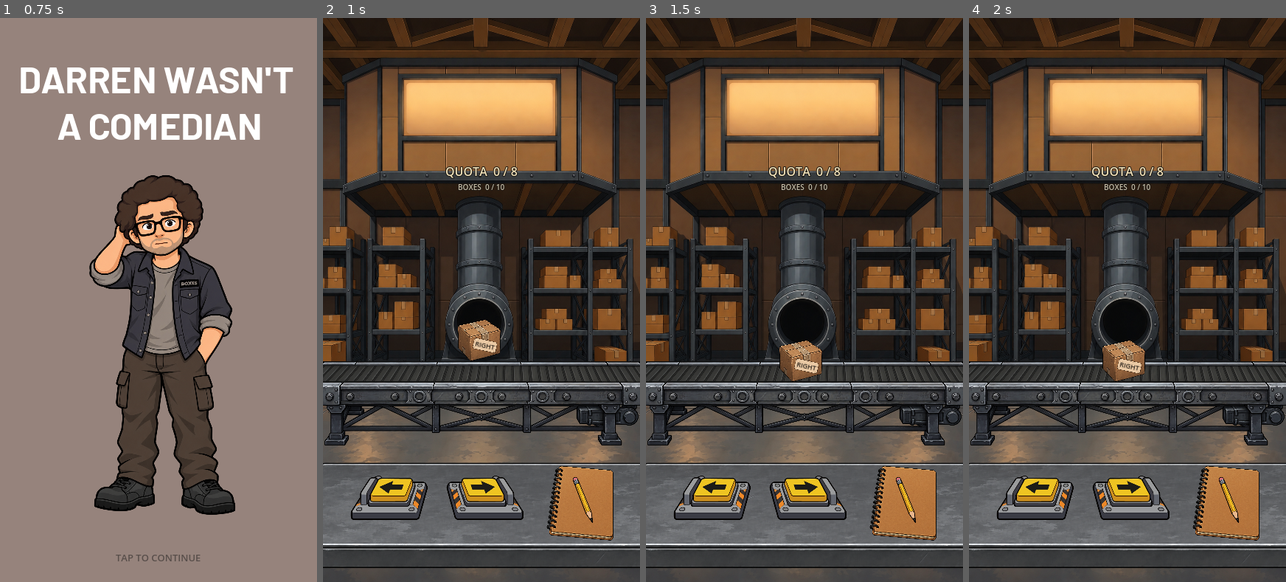
Above: before the commit, frames 1-4 (left to right).
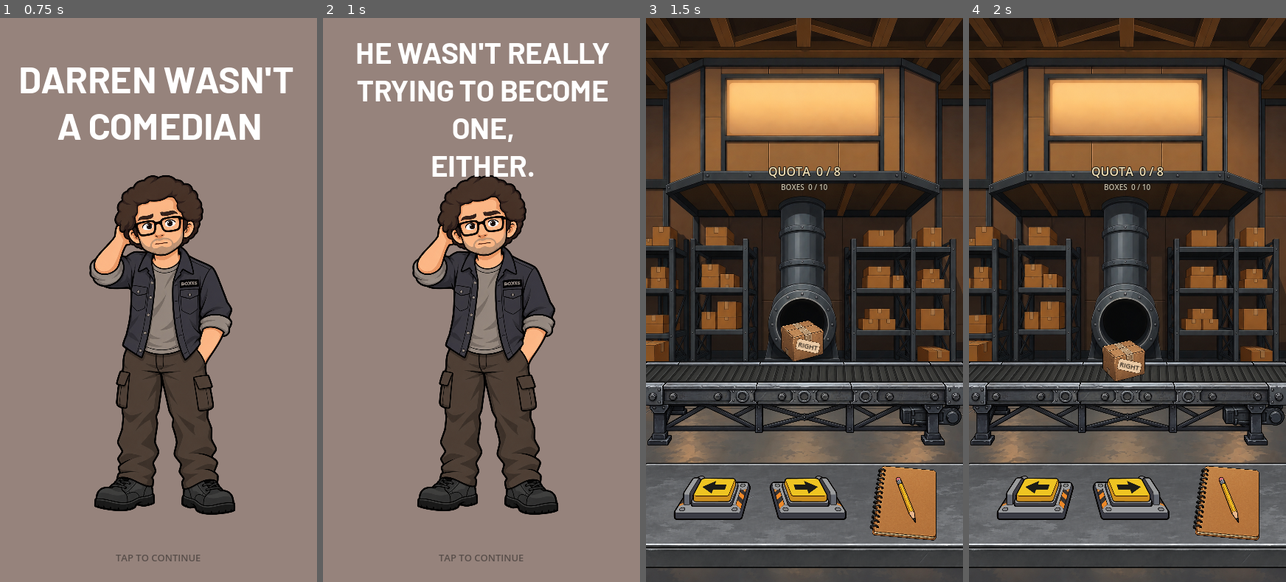
Above: after the commit, the same moments.

Repository: patrickcallahancomedy/comedian
Game: Godot game, scene res://scenes/story/story_sequence.tscn
The game is run twice, just before and just after one commit, with the same random seed, the same clock (stepped at 60 frames per second) and the same inputs.
Inputs (mouse positions are in pixels of both pictures, inside the frame that each line leads up to):
- Up to frame 1 (0.75 s): tap Enter (ui_accept) at 0.5 s; move the mouse to (228, 271) at 0.52 s; click (228, 271) at 0.67 s
- Up to frame 2 (1 s): tap Enter (ui_accept) at 0.77 s
- Up to frame 3 (1.5 s): tap Enter (ui_accept) at 1.25 s; move the mouse to (741, 328) at 1.27 s; click (741, 328) at 1.42 s
- Up to frame 4 (2 s): tap Enter (ui_accept) at 1.52 s

Frame 1 is identical in both runs. In frame 2, 97% of the frame differs, in the area x 0-100%, y 0-100%; in frame 3, 1.2%; in frame 4, nothing differs.

Commit message:
add story page 3 to sequence

Diff:
--- a/godot/scripts/story/story_sequence.gd
+++ b/godot/scripts/story/story_sequence.gd
@@ -3,6 +3,7 @@
 const PAGES = [
 	preload("res://scenes/story/pages/01_darren_intro.tscn"),
 	preload("res://scenes/story/pages/02_not_comedian.tscn"),
+	preload("res://scenes/story/pages/03_not_trying.tscn"),
 ]
 
 const ADVANCE_DEBOUNCE_MS := 250
